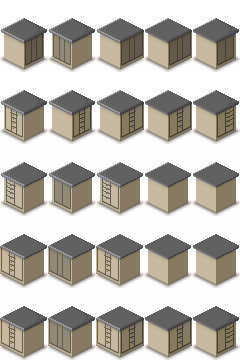
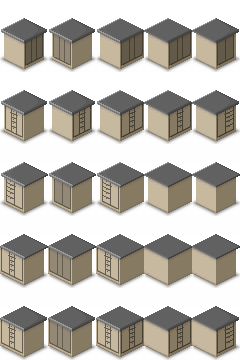
Layered file, before and after one edit (240×360). Changes by layer:
painted on "f_counter_multitile.png" over <box>47,30,240,347</box>
